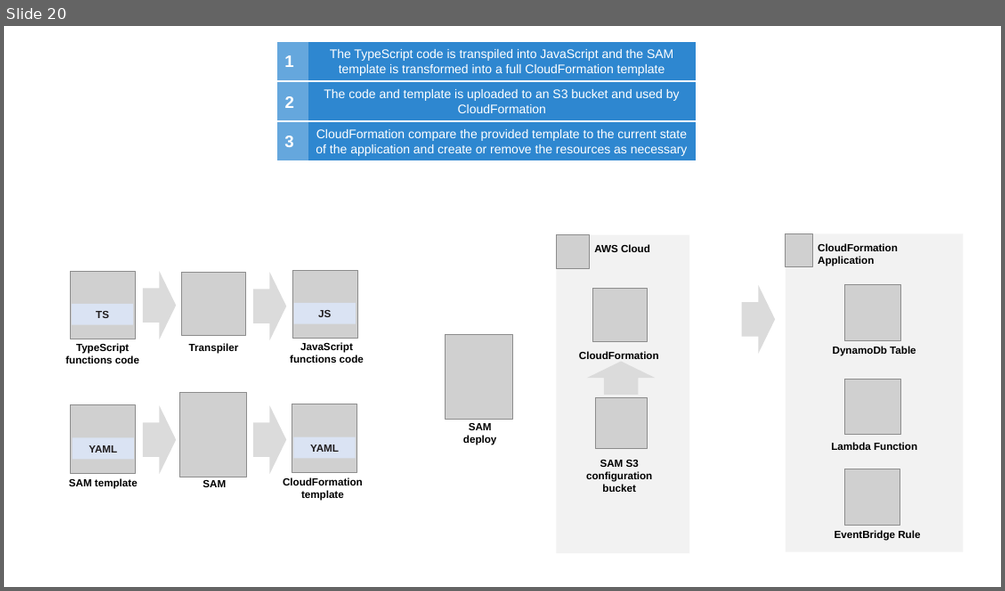
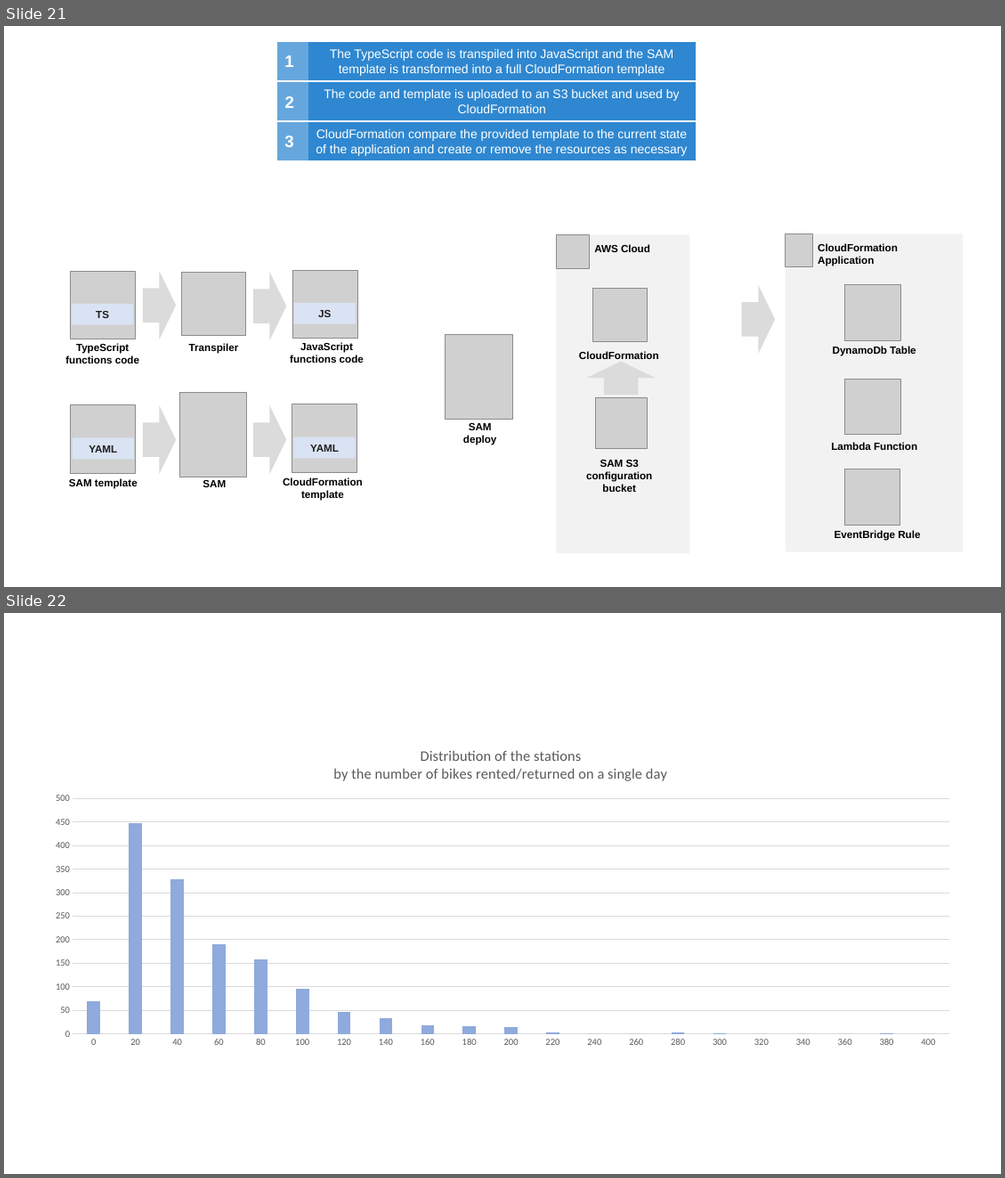
Before and after one commit to ouvreboite/velinfo, a slide deck: docs/velinfo_architecture.pptx. Shown one above the other, each under a label of ours: slide 20 before the commit, slides 21 and 22 after it. The pictures are 1005x591 and 1005x1178 pixels, drawn with LibreOffice and Linux fonts; fonts in the diff are those of the drawing; grey boxes stand for pictures. Boxes give left, top, right and bottom in pixels: in the first picture for what was removed or moved away, otherwise in the second. Text is boxed around its words. In the diff, an @@ line names an element or a change of style, - is before the commit and + after.

```diff
--- a/docs/velinfo_architecture.pptx
+++ b/docs/velinfo_architecture.pptx
@@ slide 22 added at (4, 613, 1001, 1174), background #FFFFFF @@
@@ column chart added at (37, 732, 968, 1054) @@
+title "Distribution of the stations  by the number of bikes rented/returned on a single day  "
+categories: 0, 20, 40, 60, 80, 100, 120, 140, 160, 180, 200, 220, 240, 260, 280, 300, 320, 340, 360, 380, 400
+Series 1: 70, 450, 330, 190, 160, 100, 50, 30, 20, 20, 10, 0, 0, 0, 0, 0, 0, 0, 0, 0, 0
@@ what was slide 20 is now slide 21 @@
```
Also in this commit, not shown: 1 slide changed, 4 other slides added, 22 other files.
